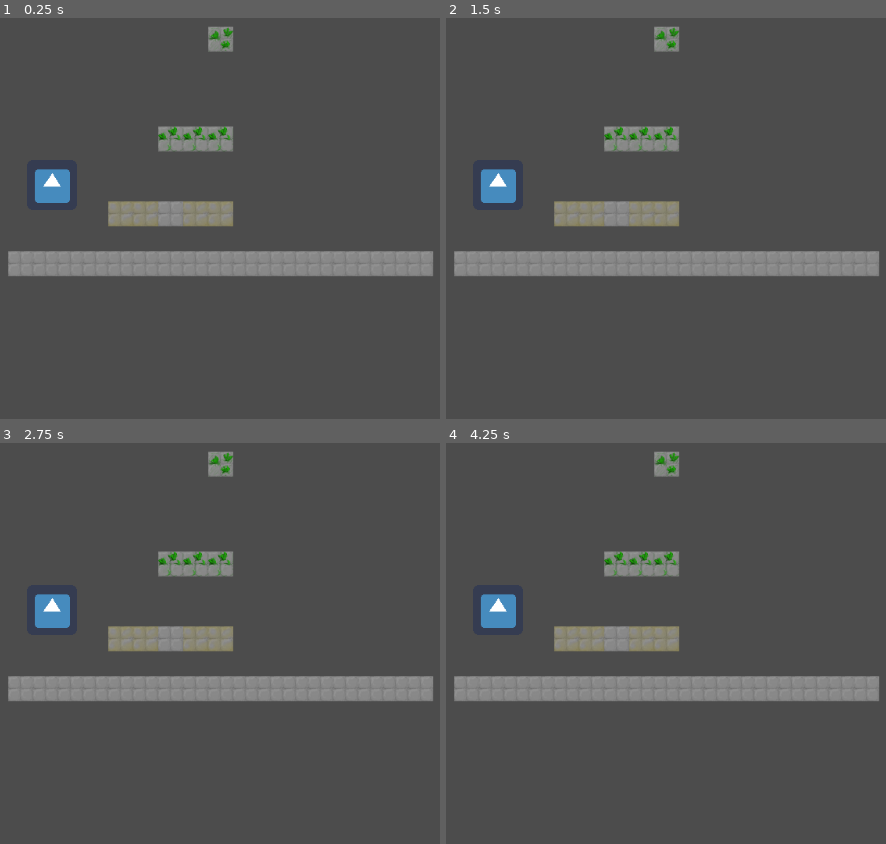
Above: before the commit, frames 1-4 (two rows, left to right).
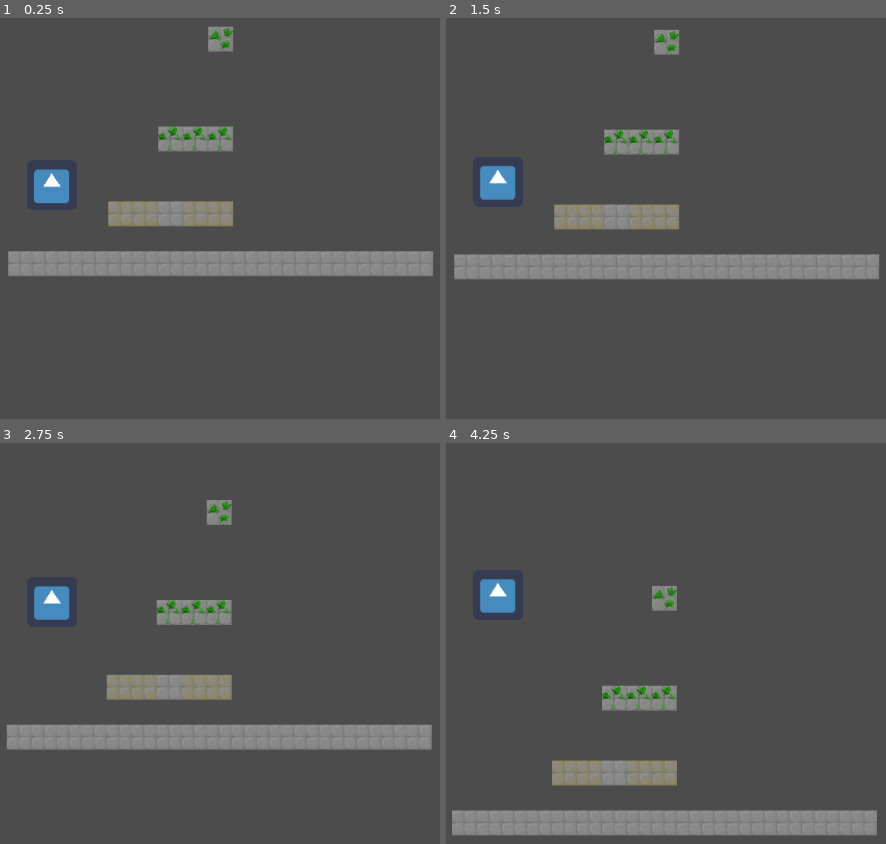
Above: after the commit, the same moments.

Repository: kaushikswapnil/PHP-AvaGameJam2020
Game: Godot game, scene res://World.tscn
Same seed, same stepped clock (60 frames per second), same inputs: the game is played once before the commit and once after it. The engine's default icon, where the game draws it, is replaced by a stand-in: a white triangle on a blue panel in a dark square.
Inputs:
- Up to frame 1 (0.25 s): no input
- Up to frame 2 (1.5 s): tap Enter at 0.5 s; hold Right (right) 0.53-1.28 s; tap A (attack) at 0.6, 1.35 s; tap Space (jump) at 0.77 s; hold Left (left) from 1.28 s (still down)
- Up to frame 3 (2.75 s): tap Space (jump) at 1.52 s; release Left (left) at 2.03 s; hold Right (right) from 2.03 s (still down); tap A (attack) at 2.1 s
- Up to frame 4 (4.25 s): tap A (attack) at 2.85, 3.6 s; tap Space (jump) at 3.02, 3.77 s; release Right (right) at 3.53 s; hold Left (left) from 3.53 s (still down)

The runs differ from the first frame. In frame 1, less than 0.1% of the frame differs, in the area x 7-16%, y 37-47%; in frame 2, 3.3%; in frame 3, 16%; in frame 4, 18%, in the area x 1-99%, y 2-98%.

Commit message:
Adding isonground and physics processing variables

Diff:
--- a/Project/Player.gd
+++ b/Project/Player.gd
@@ -8,11 +8,13 @@
 enum STATES { IDLE, NAVIGATION, JUMP, ATTACK, BLOCK, HURT, FALLING, DEAD }
 var m_State = STATES.IDLE
 var m_DesiredState = STATES.IDLE
+var m_PreviousState = m_State
 var m_TimeSinceLastStateChange = 0.0
 
 var m_FacingRight = true
+var m_IsOnGround = false
 
-var frame_counter = 0;
+const JUMP_TIME = 1.2
 
 func init():
 	pass
@@ -22,73 +24,116 @@
 	pass # Replace with function body.
 
 func _physics_process(delta):
-	pass
+	var desired_velocity = m_Velocity
+	if (desired_velocity.y < PhysicsG.MAX_FALL_SPEED):
+		desired_velocity += PhysicsG.GRAVITY_VEC * delta
+
+	if (m_DesiredDirection.length() > 0):
+		#add navigational velocity
+		if (m_State == STATES.NAVIGATION):
+			if (abs(m_Velocity.x) < PhysicsG.MAX_SPEED):
+				desired_velocity += m_DesiredDirection * min(1.0, PhysicsG.MAX_SPEED - abs(desired_velocity.x))
+		if (m_State == STATES.JUMP):
+			if (abs(m_Velocity.x) < PhysicsG.MAX_SPEED):
+				desired_velocity += m_DesiredDirection * min(0.5, PhysicsG.MAX_SPEED - abs(desired_velocity.x))
+			desired_velocity.y -= (1.0 - m_TimeSinceLastStateChange/JUMP_TIME) * 1.0
+
+	if (m_State == STATES.IDLE):
+		if (m_Velocity.x > 0.0 && m_IsOnGround):
+			m_Velocity.x *= 0.75 #friction dampener
+
+	m_Velocity = move_and_slide(desired_velocity, PhysicsG.UP)
 
 # Called every frame. 'delta' is the elapsed time since the previous frame.
 func _process(delta):
 	m_DesiredDirection = Vector2(0, 0)
+	m_DesiredState = m_State
+	m_IsOnGround = m_Velocity.y == 0
 	ParseInput()
+	Statemachine_Process(delta)
+	UpdateRender(delta)
+
+###########################################
+# statemachine
+
+func Statemachine_Process(delta):
+	m_TimeSinceLastStateChange += delta
 	match m_State:
 		STATES.IDLE:
-			SM_Idle()
+			SM_Idle(delta)
 		STATES.NAVIGATION:
-			SM_Navigation()
+			SM_Navigation(delta)
 		STATES.JUMP:
-			SM_Jump()
+			SM_Jump(delta)
 		STATES.ATTACK:
-			SM_Attack()
+			SM_Attack(delta)
 		STATES.BLOCK:
-			SM_Block()
+			SM_Block(delta)
 		STATES.HURT:
-			SM_Hurt()
+			SM_Hurt(delta)
 		STATES.FALLING:
-			SM_FALLING()
+			SM_FALLING(delta)
 		STATES.DEAD:
-			SM_Dead()
+			SM_Dead(delta)
 		_:
 			print("Something is wrong, I can feel it")
 
-# statemachine
-
 func SM_Transition(to_state):
+	m_PreviousState = m_State
 	m_State = to_state
+	m_TimeSinceLastStateChange = 0
 	print("Transitioning to state ", m_State)
 
+func SM_HasPendingTransition():
+	return m_DesiredState != m_State
+
 func SM_TransitionIfAny(to_state):
-	if (m_DesiredState != m_State):
+	if (SM_HasPendingTransition()):
 		SM_Transition(m_DesiredState)
 
-func SM_Idle():
+func SM_Idle(delta):
 	print("Player : Idle")
+	if (!m_IsOnGround):
+		m_DesiredState = STATES.FALLING
 	SM_TransitionIfAny(m_DesiredState)
-func SM_Navigation():
+func SM_Navigation(delta):
 	print("Player : Navigation")
+	if (m_DesiredDirection.length() == 0):
+		m_DesiredState = STATES.IDLE
 	SM_TransitionIfAny(m_DesiredState)
-func SM_Jump():
+func SM_Jump(delta):
 	print("Player : Jump")
+	m_DesiredDirection = PhysicsG.UP
+	if (m_TimeSinceLastStateChange > JUMP_TIME):
+		m_DesiredState = STATES.FALLING
 	SM_TransitionIfAny(m_DesiredState)
-func SM_Block():
+func SM_Block(delta):
 	print("Player : Block")
 	SM_TransitionIfAny(m_DesiredState)
-func SM_Hurt():
+func SM_Hurt(delta):
 	print("Player : Hurt")
 	SM_TransitionIfAny(m_DesiredState)
-func SM_FALLING():
+func SM_FALLING(delta):
 	print("Player : Falling")
+	if (!SM_HasPendingTransition() && m_IsOnGround):
+		m_DesiredState = STATES.IDLE
 	SM_TransitionIfAny(m_DesiredState)
-func SM_Dead():
+func SM_Dead(delta):
 	print("Player : Dead")
 	SM_TransitionIfAny(m_DesiredState)
-func SM_Attack():
+func SM_Attack(delta):
 	print("Player : Attack")
 	SM_TransitionIfAny(m_DesiredState)
 
+###########################################
+# input
+#
 func ParseInput():
 	if (ParseNavigationalInput()):
-		return
+		return true
 	elif (ParseAttackInput()):
-		return
-	return
+		return true
+	return false
 
 func ParseNavigationalInput():
 	if (Input.is_action_pressed("jump")):
@@ -118,3 +163,13 @@
 		return true
 
 	return false
+
+###########################################
+# Render
+
+func UpdateRender(delta):
+	if (abs(m_Velocity.x) > 0):
+		m_FacingRight = m_Velocity.x > 0
+
+	if (m_FacingRight):
+		$Sprite.scale.x = -1.0
--- a/Project/physics_globals.gd
+++ b/Project/physics_globals.gd
@@ -1,7 +1,7 @@
 const UP = Vector2(0, -1)
 const DOWN = Vector2(0, 1)
-const LEFT = Vector2(0, -1)
-const RIGHT = Vector2(0, 1)
+const LEFT = Vector2(-1, 0)
+const RIGHT = Vector2(1, 0)
 
 const GRAVITY_FACTOR = 9.8
 const GRAVITY_VEC = Vector2(0, GRAVITY_FACTOR)
